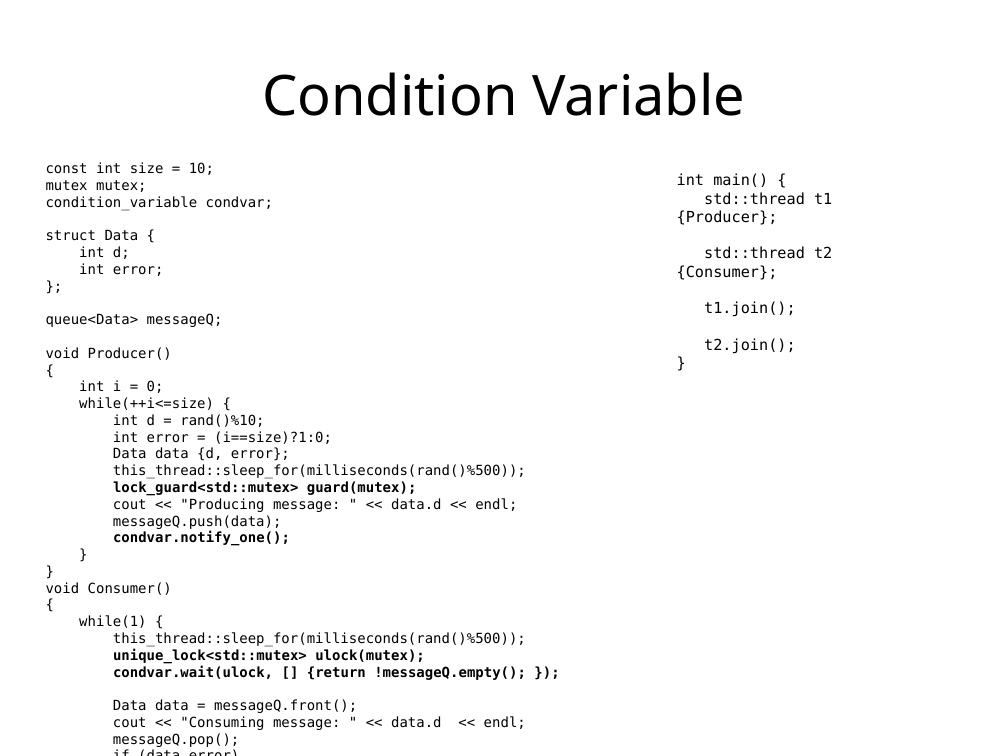
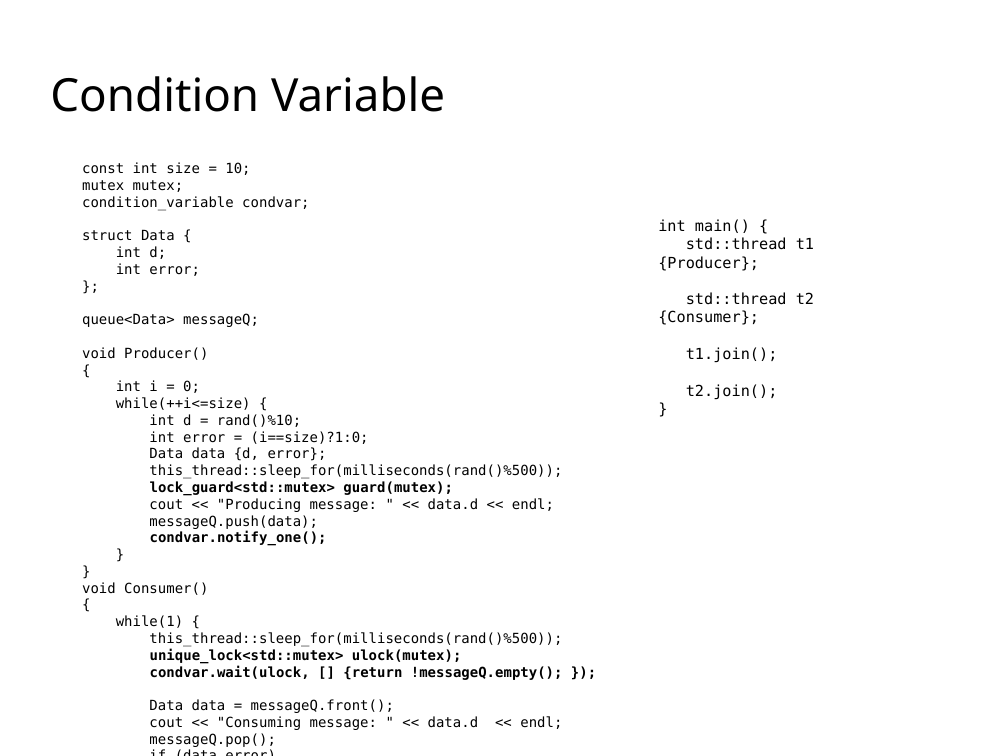
Before and after one commit to codengrow/scj, a slide deck: slide 5 of season1/episode3/c++11-concurrency.odp. Drawn at 1008x756 pixels with LibreOffice and Linux fonts; fonts in the diff are those of the drawing; background and template pictures are left out. Boxes give left, top, right and bottom in pixels: in the first picture for what was removed or moved away, otherwise in the second. Text is boxed around its words. In the diff, an @@ line names an element or a change of style, - is before the commit and + after.

```diff
--- a/season1/episode3/c++11-concurrency.odp
+++ b/season1/episode3/c++11-concurrency.odp
@@ title "Condition Variable": place and size @@
-title "Condition Variable" at [262,72,745,116]
+title "Condition Variable" at [50,76,445,112]
@@ title "Condition Variable" at [50,76,445,112]: size 44 to 36 pt; alignment centre to left @@
@@ text "const int size = 10;": place and size @@
-text "const int size = 10;" at [46,162,526,747]
+text "const int size = 10;" at [82,162,563,747]
@@ text "int main() {": place and size @@
-text "int main() {" at [677,173,832,354]
+text "int main() {" at [658,219,814,400]
```
Also in this commit, not shown: 6 other slides changed, 1 other file.
